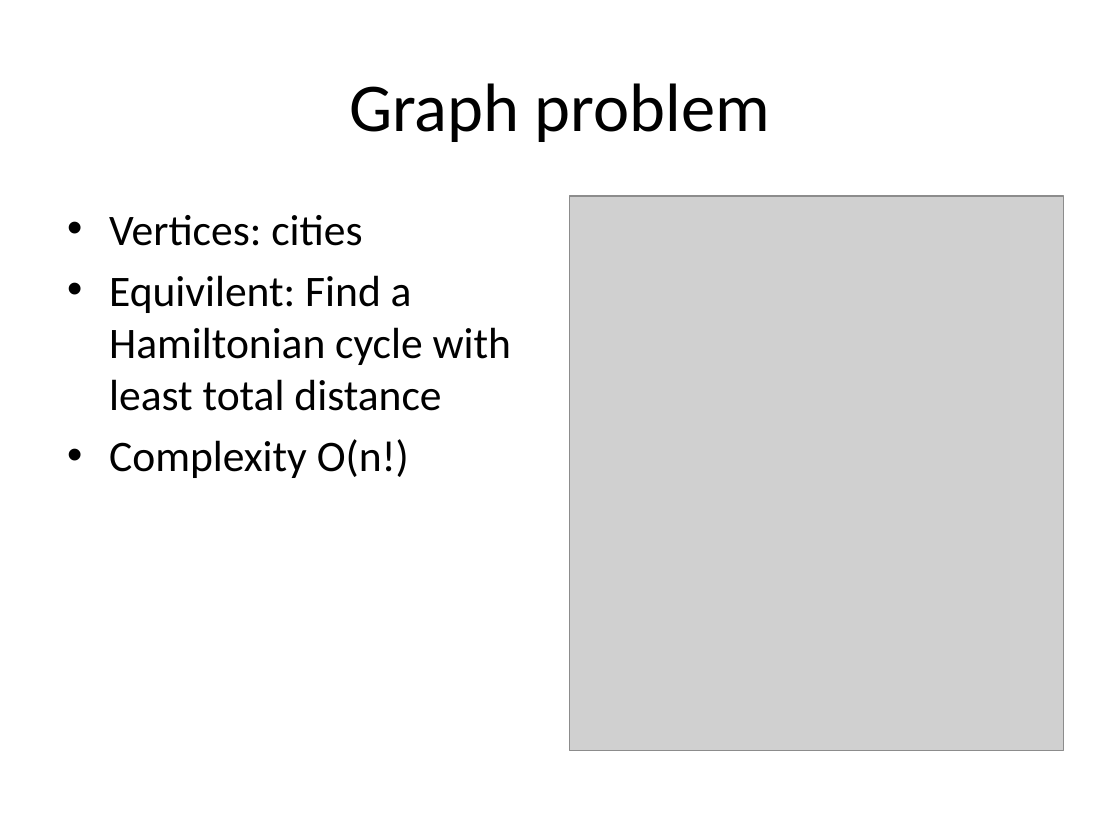
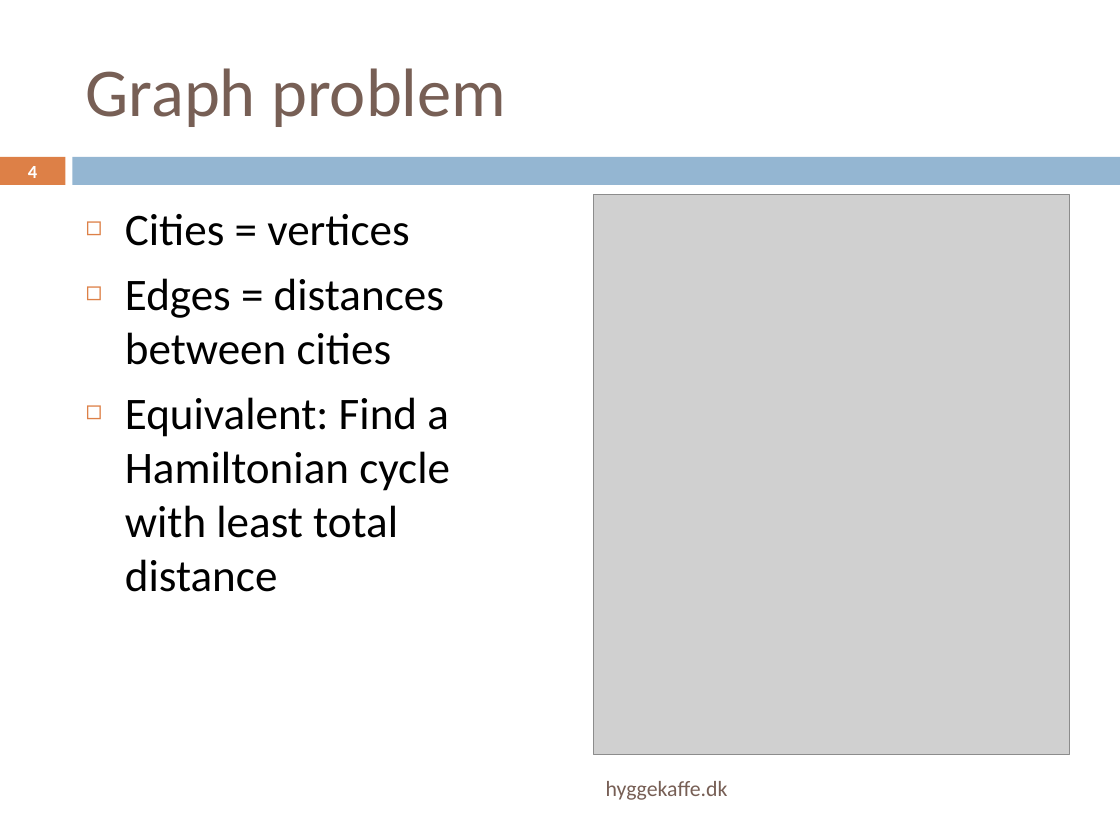
Before and after one commit to baekdahl/hyggekaffe, a slide deck: slide 4 of Graph Travel.pptx (slide 3 before the commit). Drawn at 1120x840 pixels with LibreOffice and Linux fonts; fonts in the diff are those of the drawing; grey boxes stand for pictures. Boxes give left, top, right and bottom in pixels: in the first picture for what was removed or moved away, otherwise in the second. Text is boxed around its words. In the diff, an @@ line names an element or a change of style, - is before the commit and + after.

```diff
--- a/Graph Travel.pptx
+++ b/Graph Travel.pptx
@@ title "Graph problem": place and size @@
-title "Graph problem" at bbox=[349, 83, 770, 142]
+title "Graph problem" at bbox=[86, 68, 506, 127]
@@ title "Graph problem" at bbox=[86, 68, 506, 127]: text colour #000000 to #775F55; alignment centre to left @@
@@ rectangle added at bbox=[0, 157, 65, 185], fill #DD8047 @@
@@ page number added at bbox=[28, 166, 37, 178], 11.9 pt, text #FFFFFF, bold @@
+4
@@ rectangle added at bbox=[73, 157, 1120, 185], fill #94B6D2 @@
@@ picture: place and size @@
-picture at bbox=[569, 196, 1064, 750]
+picture at bbox=[594, 195, 1070, 755]
@@ text at bbox=[125, 214, 450, 592]: text changed; size 28 to 29 pt @@
-• Vertices: cities
-• Equivilent: Find a Hamiltonian cycle with least total distance
-• Complexity O(n!)
+◻ Cities = vertices
+◻ Edges = distances between cities
+◻ Equivalent: Find a Hamiltonian cycle with least total distance
@@ text added at bbox=[606, 781, 728, 800], 14 pt, text #775F55 @@
+hyggekaffe.dk
```
Also in this commit, not shown: 2 other slides changed, 4 slides added, 9 other files.
